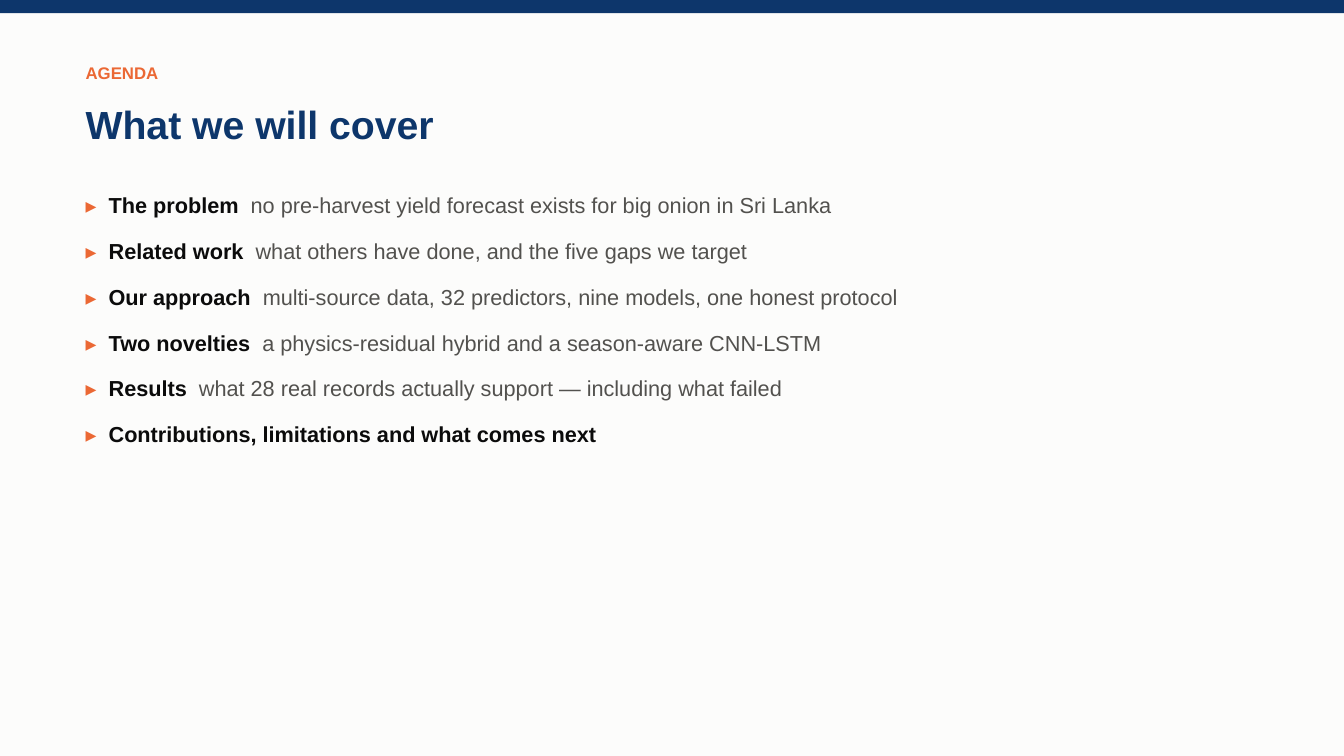
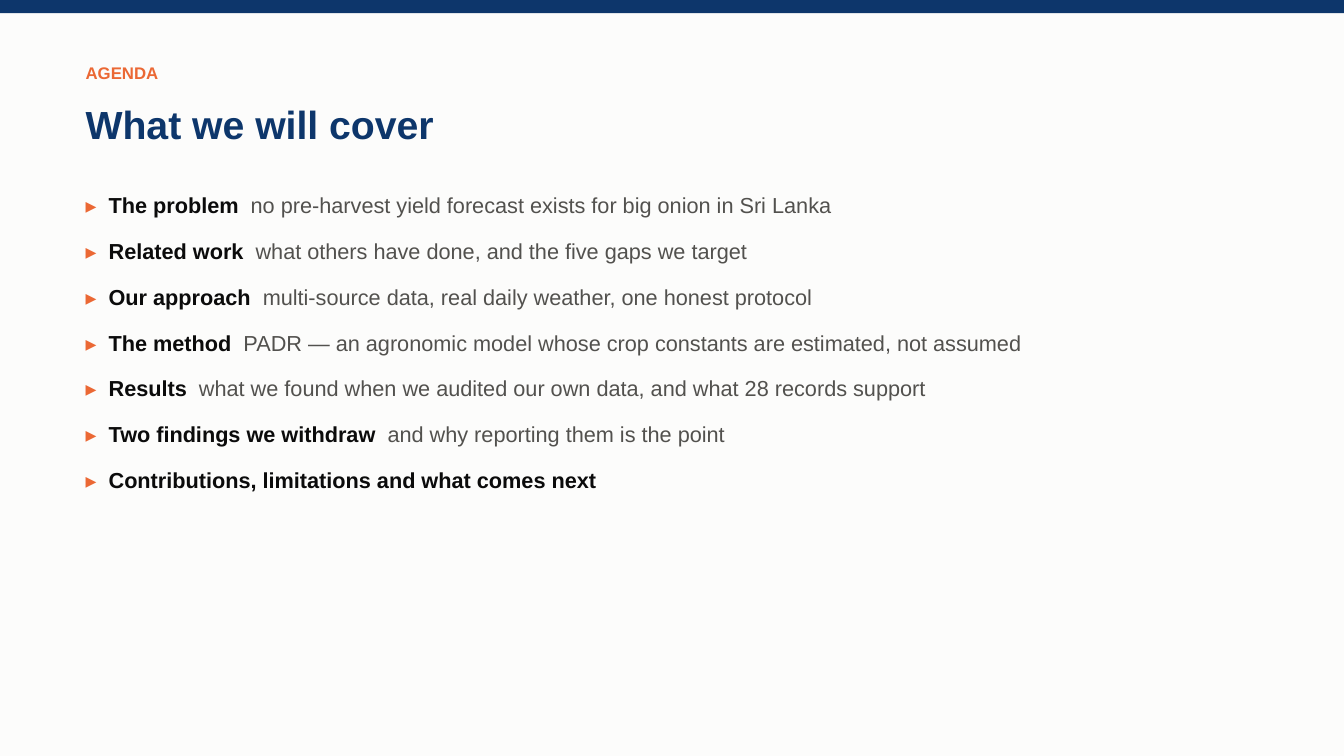
Before and after one commit to Arkambish/AgroAI, a slide deck: slide 2 of outputs/Final_Presentation_AgroAI.pptx. Drawn at 1344x756 pixels with LibreOffice and Linux fonts; fonts in the diff are those of the drawing. Boxes give left, top, right and bottom in pixels: in the first picture for what was removed or moved away, otherwise in the second. Text is boxed around its words. In the diff, an @@ line names an element or a change of style, - is before the commit and + after.

```diff
--- a/outputs/Final_Presentation_AgroAI.pptx
+++ b/outputs/Final_Presentation_AgroAI.pptx
@@ text at <box>109,289,1021,447</box>: text changed @@
-▸ Our approach multi-source data, 32 predictors, nine models, one honest protocol
-▸ Two novelties a physics-residual hybrid and a season-aware CNN-LSTM
-▸ Results what 28 real records actually support — including what failed
+▸ Our approach multi-source data, real daily weather, one honest protocol
+▸ The method PADR — an agronomic model whose crop constants are estimated, not assumed
+▸ Results what we found when we audited our own data, and what 28 records support
+▸ Two findings we withdraw and why reporting them is the point
```
Also in this commit, not shown: 8 other slides changed, 13 slides added, 13 slides removed, 46 other files.
